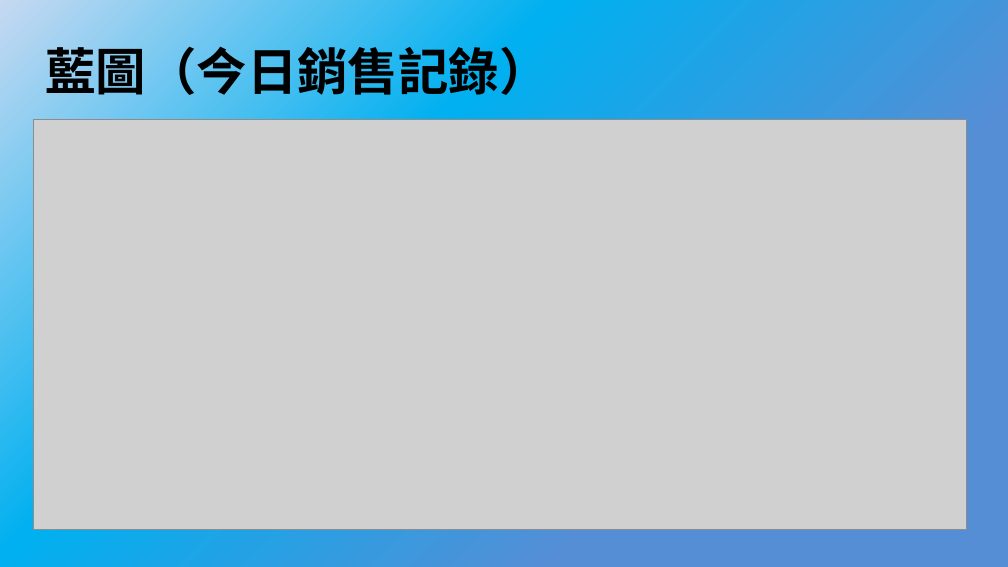
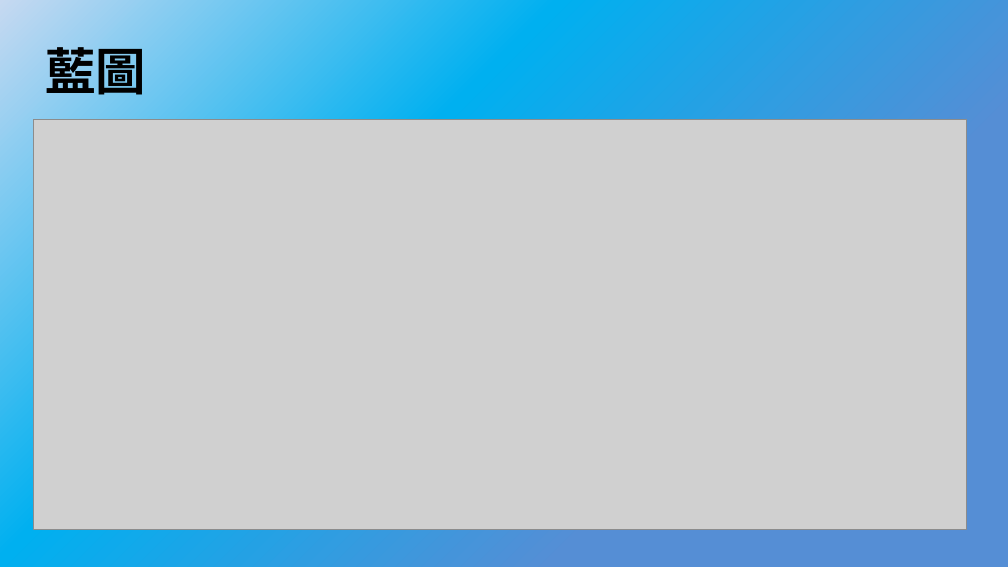
Before and after one commit to bnuby/Mobile-Application-Software, a slide deck: slide 7 of 系統分析/系統分析期中報告.pptx. Drawn at 1008x567 pixels with LibreOffice and Linux fonts; fonts in the diff are those of the drawing; grey boxes stand for pictures. Boxes give left, top, right and bottom in pixels: in the first picture for what was removed or moved away, otherwise in the second. Text is boxed around its words. In the diff, an @@ line names an element or a change of style, - is before the commit and + after.

```diff
--- a/系統分析/系統分析期中報告.pptx
+++ b/系統分析/系統分析期中報告.pptx
@@ title at box(46, 39, 147, 95): text changed @@
-藍圖（今日銷售記錄）
+藍圖
```
Also in this commit, not shown: 11 other slides changed, 1 slide removed, 5 other files.
